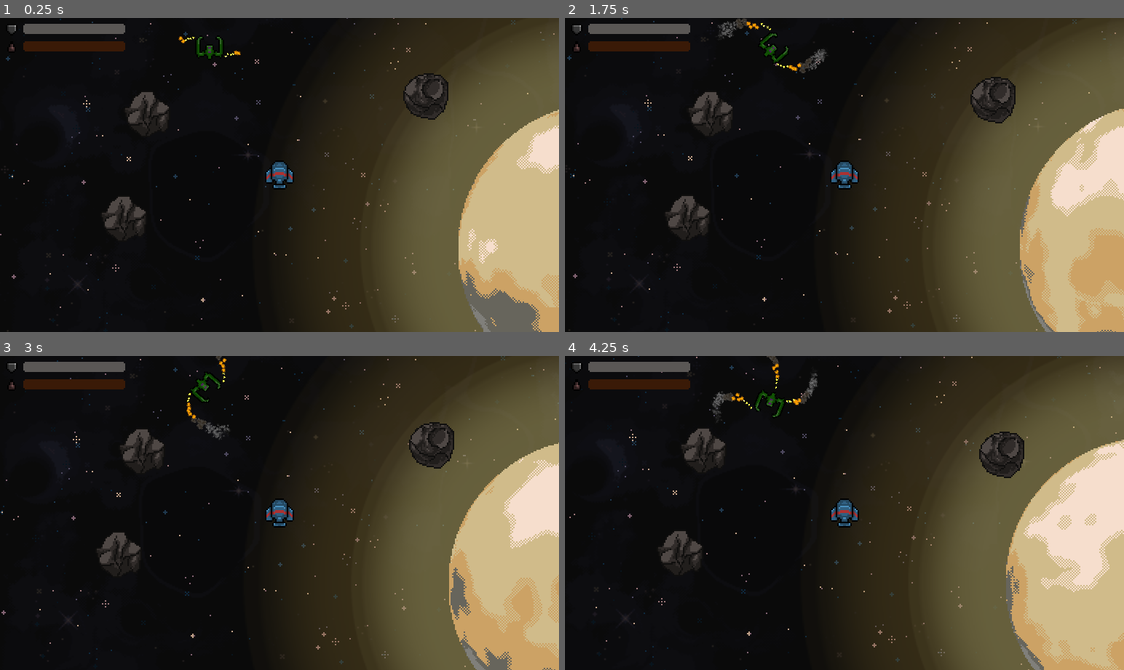
Above: before the commit, frames 1-4 (two rows, left to right).
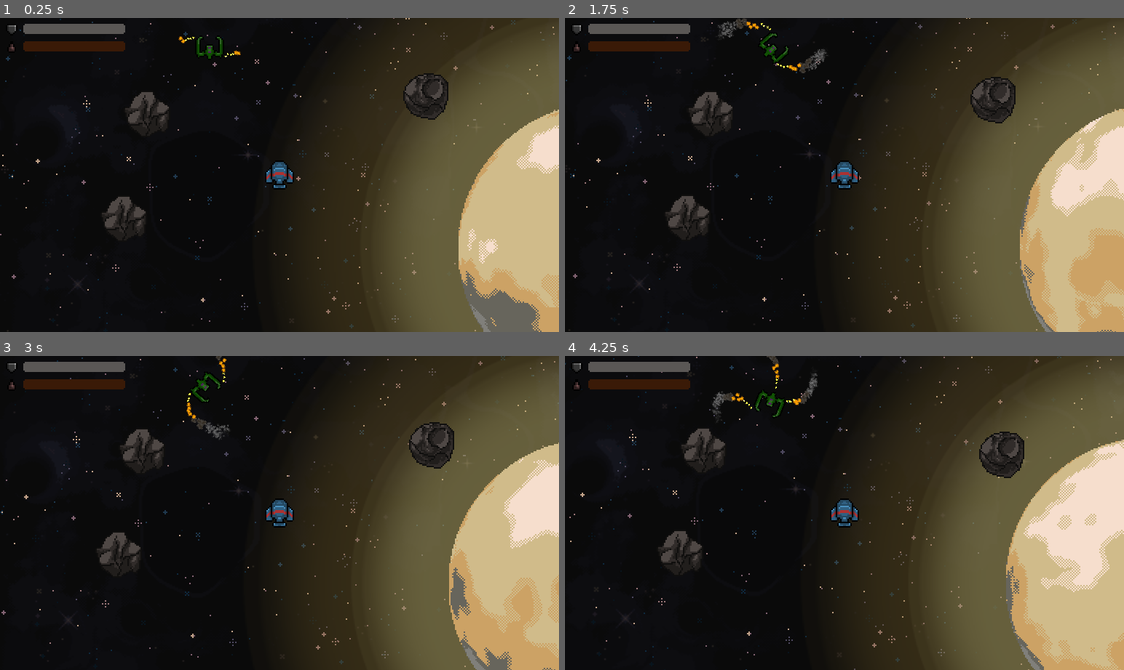
Above: after the commit, the same moments.

Repository: WekufuStudios/A-new-home
Game: Godot game, scene res://Game.tscn
Two runs of this game, one before a commit and one after it. Both use one fixed random seed, a clock stepped at 60 frames per second and the inputs below. Sound files missing from this copy of the repository are replaced by a short silence.
Inputs:
- Up to frame 1 (0.25 s): no input
- Up to frame 2 (1.75 s): no input
- Up to frame 3 (3 s): no input
- Up to frame 4 (4.25 s): no input

The runs differ from the first frame. In frame 1, 0.1% of the frame differs, in the area x 0-100%, y 0-97%; in frame 2, 0.1%; in frame 3, 0.1%; in frame 4, 0.1%.

Commit message:
paralaje actualizado, segundo plano de estrellas

Diff:
--- a/Game.gd
+++ b/Game.gd
@@ -3,9 +3,11 @@
 
 @onready var background: Sprite2D = $ParallaxBackground/ParallaxLayer/Background
 @onready var background_stars: Sprite2D = $ParallaxBackground/ParallaxLayer2/Stars1
+@onready var background_stars2: Sprite2D = $ParallaxBackground/ParallaxLayer3/Stars2
 @onready var player: PlayerShip = Globals.player
 
 
 func _process(_delta: float) -> void:
 	background.position = floor(player.position / 500) * 500
 	background_stars.position = floor(player.position / 1000) * 1000
+	background_stars2.position = floor(player.position / 1000) * 1000
--- a/Game.tscn
+++ b/Game.tscn
@@ -6,12 +6,13 @@
 [ext_resource type="Texture2D" uid="uid://di64y8f1q7eyi" path="res://assets/art/Space Background (1).png" id="3_2emkl"]
 [ext_resource type="PackedScene" uid="uid://drsgpprg0hjko" path="res://space_bodies/planets/Planet1.tscn" id="3_jxt6p"]
 [ext_resource type="PackedScene" uid="uid://bs8d3qxqhi63b" path="res://space_bodies/asteroids/Asteroid1.tscn" id="4_4oy65"]
+[ext_resource type="Texture2D" uid="uid://4a0b24xcp03y" path="res://assets/art/Space Background (3).png" id="4_dqm8h"]
 [ext_resource type="PackedScene" uid="uid://cy3ypb8ikk6e0" path="res://space_bodies/asteroids/Asteroid3.tscn" id="5_mo1o2"]
 [ext_resource type="PackedScene" uid="uid://dr2v6ctkmcent" path="res://ships/enemies/LaserEnemyShip.tscn" id="6_ab02v"]
 [ext_resource type="Theme" uid="uid://h480sux0ug1" path="res://menus/Theme.tres" id="7_1sskg"]
 [ext_resource type="Script" path="res://menus/PauseMenu.gd" id="8_gix8i"]
 [ext_resource type="Script" path="res://menus/QuitButton.gd" id="8_tevjs"]
-[ext_resource type="PackedScene" path="res://space_bodies/sun.tscn" id="10_cps5n"]
+[ext_resource type="PackedScene" uid="uid://bpq0ajuv67wws" path="res://space_bodies/sun.tscn" id="10_cps5n"]
 
 [node name="Game" type="Node2D"]
 script = ExtResource("1_wfy84")
@@ -40,6 +41,15 @@
 texture = ExtResource("3_2emkl")
 region_enabled = true
 region_rect = Rect2(0, 0, 3000, 3000)
+
+[node name="ParallaxLayer3" type="ParallaxLayer" parent="ParallaxBackground"]
+motion_scale = Vector2(0.2, 0.2)
+
+[node name="Stars2" type="Sprite2D" parent="ParallaxBackground/ParallaxLayer3"]
+texture_repeat = 2
+texture = ExtResource("4_dqm8h")
+region_enabled = true
+region_rect = Rect2(0, 0, 5000, 500)
 
 [node name="Ship1" parent="." instance=ExtResource("1_1h5ul")]
 position = Vector2(200, 132)
Not shown: 1 places in Game.tscn that only renumber resources
